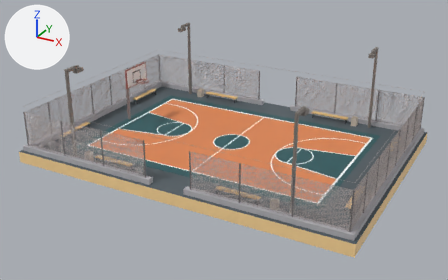
An edit to the FBX model Assets/Prefabs/Basketball_Court.fbx, drawn before and after from the same camera.
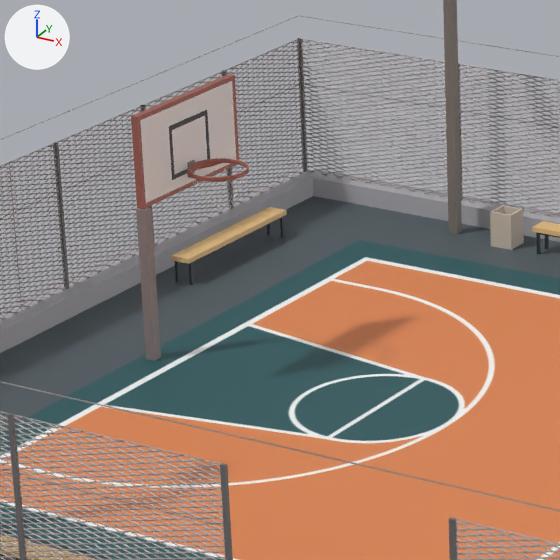
Each version is shown whole from a 50 mm camera at (31.6, -59.0, 30.1) aimed at (0.1, -1.7, 1.4), then close up on the part from 22% to 47% of the width and 17% to 57% of the height. The axes (+X, +Y, +Z) are drawn at upper left. The lights are the same throughout. Where no turn or scale is listed for an object, it has been applied to the vertices.

In view in the first close-up: 'Base', 'Basketball_Board', 'Basketball_Hoop', 'Basketball_Stand', 'Benches', 'Court', 'Dust_Bin', 'Light Pillars', 'Mesh_Bars'.
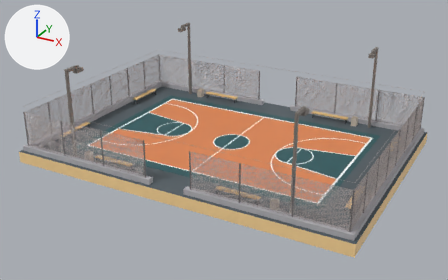
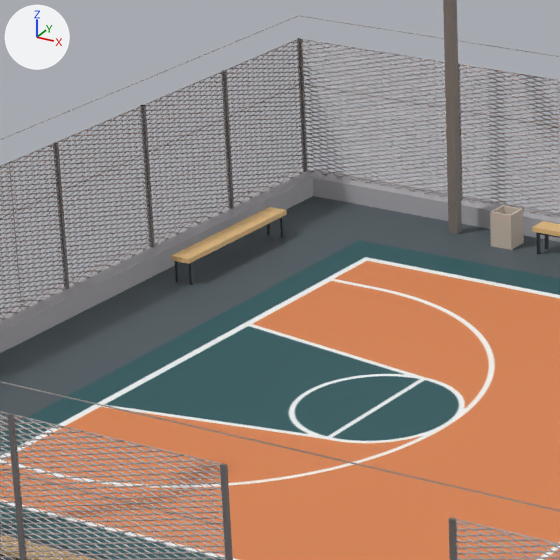
The newer file is also turned or shifted as a whole; pictures and numbers use the older file's frame.

Location of each change, [x1, y1, x2, y2] in pixels of the close-ups (560 x 560 px):
'Basketball_Board', deleted: before [131, 74, 239, 209]
    faces in mat_white (white #e7e7e7): [140, 81, 236, 203]
    faces in mat_red (brown #9d5d54): [131, 74, 239, 209]
    faces in mat_bench_bottom (black #2b3036): [169, 110, 210, 180]
'Basketball_Stand', deleted: before [136, 160, 195, 361]
'Basketball_Hoop', deleted (brown): before [187, 158, 249, 182]

The change, as a diff of the scene's bpy script:
```diff
--- a/Assets/Prefabs/Basketball_Court.fbx.py
+++ b/Assets/Prefabs/Basketball_Court.fbx.py
@@ ob_basketball_stand @@
-ob_basketball_stand = bpy.data.objects.new('Basketball_Stand', me_cube_014)
-ob_basketball_stand.location = (-14.66, 0.0, 4.5)
@@ ob_basketball_hoop @@
-ob_basketball_hoop = bpy.data.objects.new('Basketball_Hoop', me_cube_011)
-ob_basketball_hoop.location = (-14.66, 0.0, 4.5)
@@ ob_basketball_board @@
-ob_basketball_board = bpy.data.objects.new('Basketball_Board', me_cube_009)
-ob_basketball_board.location = (-14.66, 0.0, 4.5)
```
